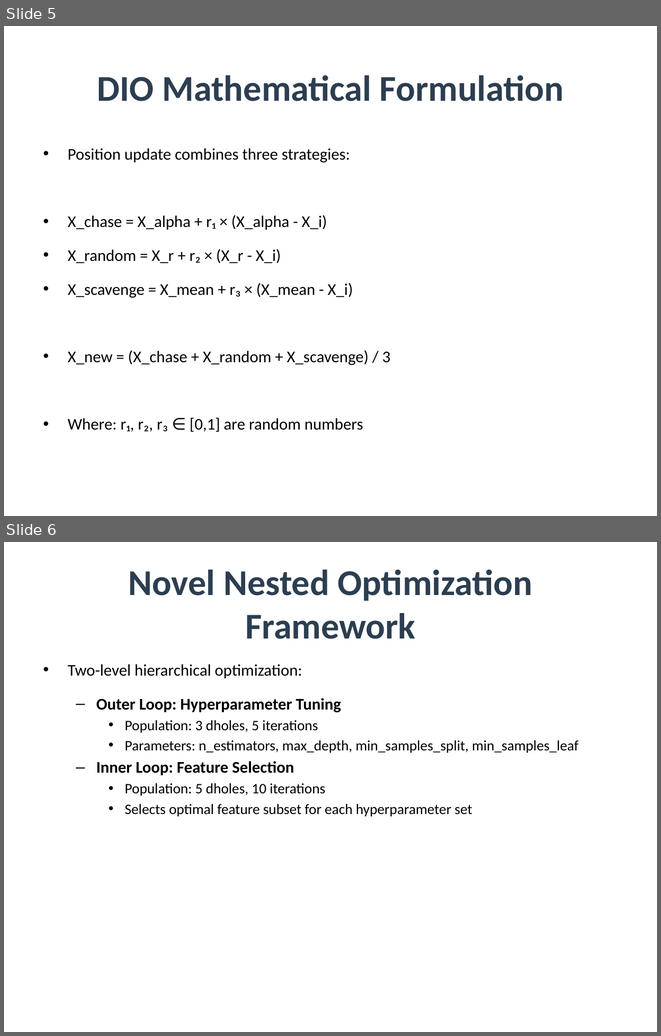
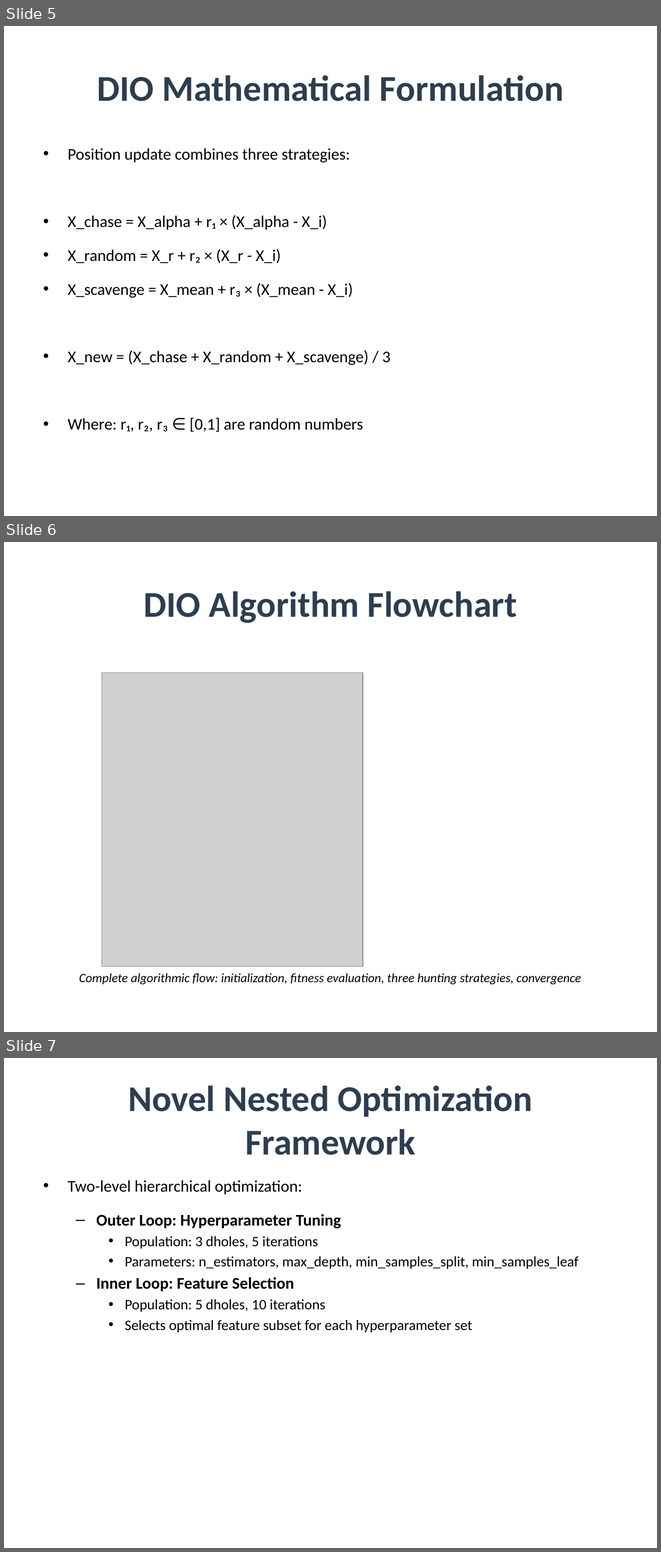
Before and after one commit to amine-dubs/dio-optimization, a slide deck: Presentation/DIO_Research_Presentation.pptx. Shown one above the other, each under a label of ours: slides 5 and 6 before the commit, slides 5, 6 and 7 after it. The pictures are 661x1036 and 661x1552 pixels, drawn with LibreOffice and Linux fonts; fonts in the diff are those of the drawing; grey boxes stand for pictures. Boxes give left, top, right and bottom in pixels: in the first picture for what was removed or moved away, otherwise in the second. Text is boxed around its words. In the diff, an @@ line names an element or a change of style, - is before the commit and + after.

```diff
--- a/Presentation/DIO_Research_Presentation.pptx
+++ b/Presentation/DIO_Research_Presentation.pptx
@@ slide 6 added at (4,542,657,1032), background #FFFFFF @@
@@ title added at (144,591,517,623), 40 pt, text #2C3E50, bold @@
+DIO Algorithm Flowchart
@@ picture added at (102,672,363,967) @@
@@ text added at (79,973,581,984), 14 pt, text #000000, italic @@
+Complete algorithmic flow: initialization, fitness evaluation, three hunting strategies, convergence
@@ what was slide 6 is now slide 7 @@
```
Also in this commit, not shown: 6 slides changed, 11 other slides added, 26 other files.
